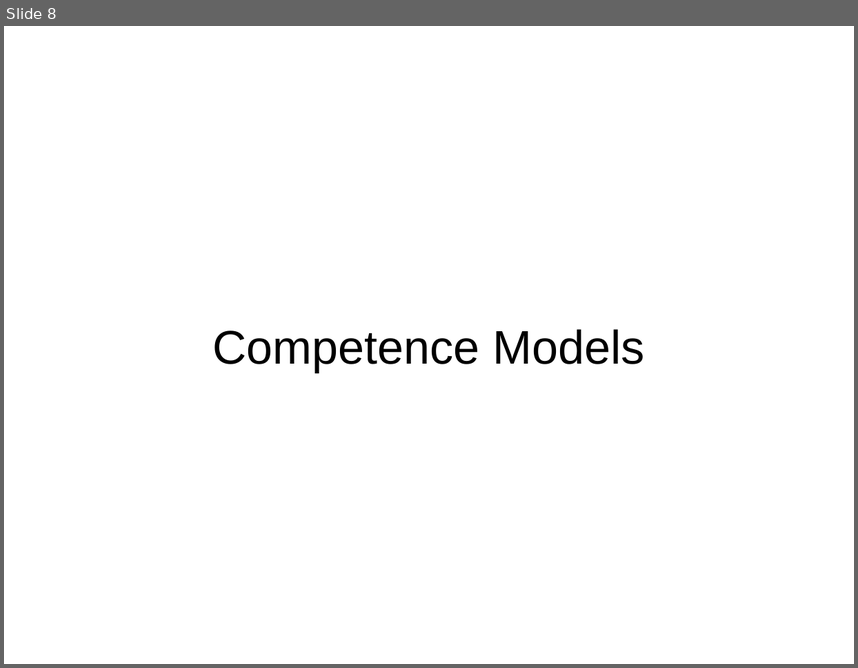
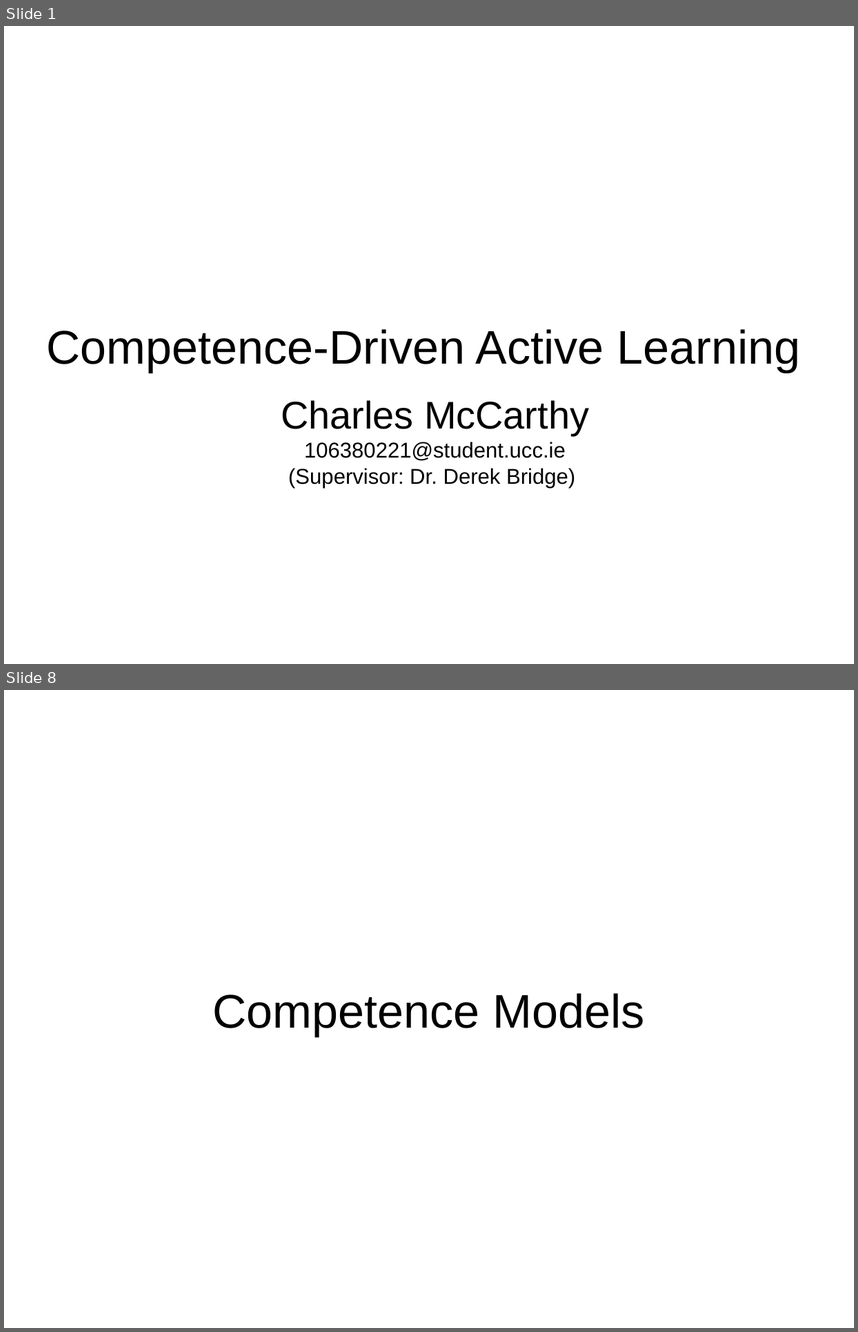
Before and after one commit to charlesmccarthyirl/FYP, a slide deck: Documentation/Demo Day/Presentation.odp. Shown one above the other, each under a label of ours: slide 8 before the commit, slides 1 and 8 after it; the slides between them are not shown. The pictures are 858x668 and 858x1332 pixels, drawn with LibreOffice and Linux fonts; fonts in the diff are those of the drawing. Boxes give left, top, right and bottom in pixels: in the first picture for what was removed or moved away, otherwise in the second. Text is boxed around its words. In the diff, an @@ line names an element or a change of style, - is before the commit and + after.

```diff
--- a/Documentation/Demo Day/Presentation.odp
+++ b/Documentation/Demo Day/Presentation.odp
@@ slide 1 added at [4,26,854,664], background #FFFFFF @@
@@ title added at [47,329,801,372], 44 pt, text #000000 @@
+Competence-Driven Active Learning
@@ title added at [281,400,589,488], 20 pt, text #000000 @@
+Charles McCarthy
+106380221@student.ucc.ie
+(Supervisor: Dr. Derek Bridge)
```
Also in this commit, not shown: 12 slides changed, 13 other slides added, 3 slides removed.
